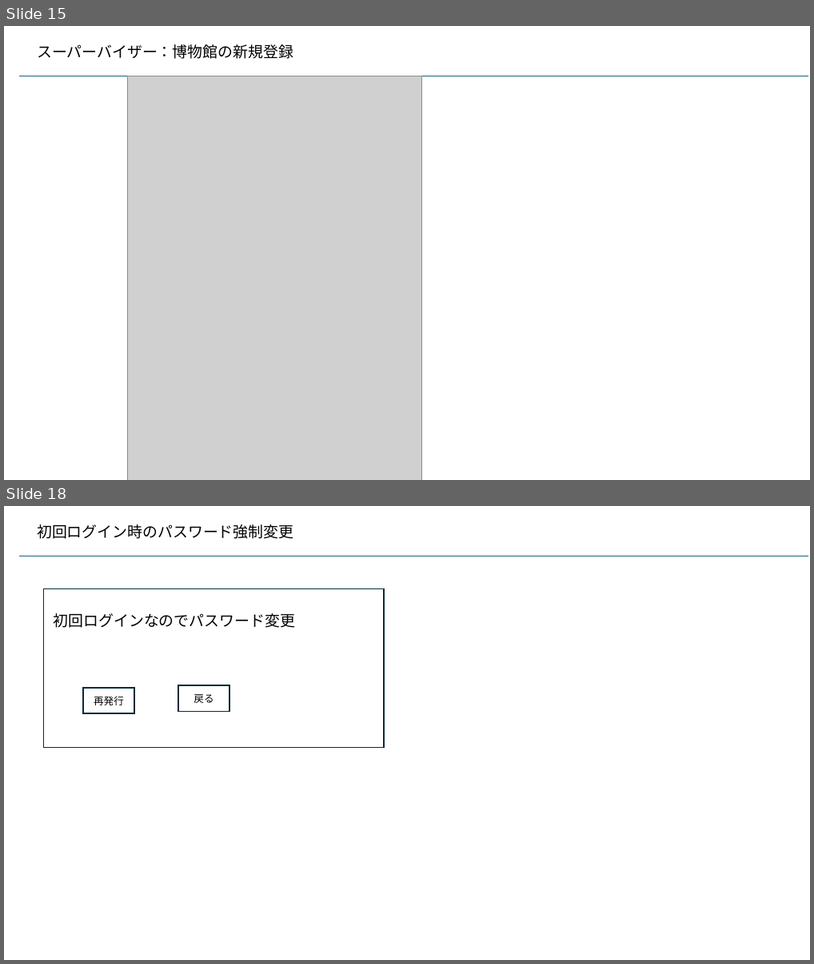
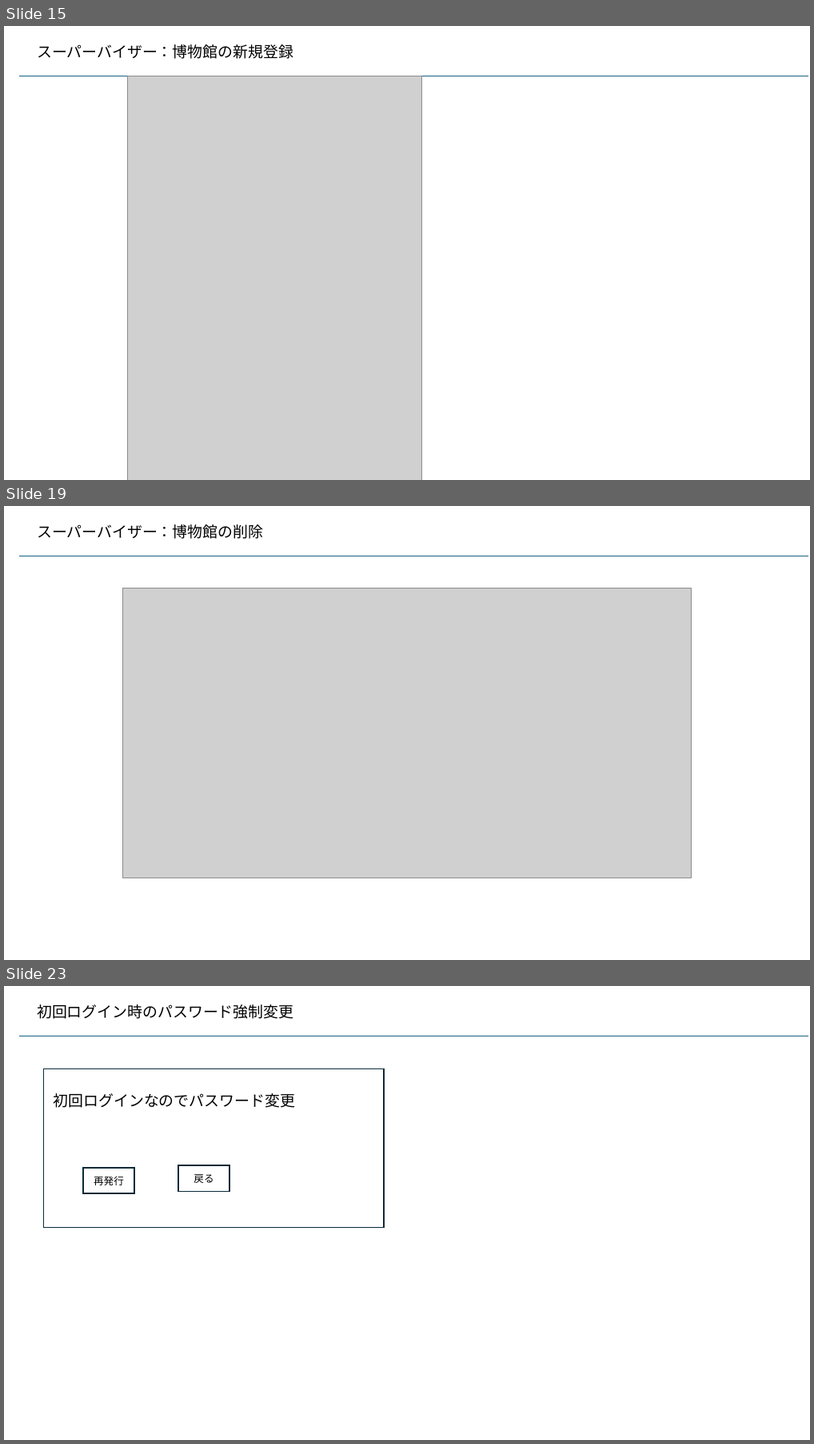
Before and after one commit to kaze-lab/museum_app_proj, a slide deck: 展示物アプリ仕様.pptx. Shown one above the other, each under a label of ours: slides 15 and 18 before the commit, slides 15, 19 and 23 after it; the slides between them are not shown. The pictures are 814x964 and 814x1444 pixels, drawn with LibreOffice and Linux fonts; fonts in the diff are those of the drawing; grey boxes stand for pictures. Boxes give left, top, right and bottom in pixels: in the first picture for what was removed or moved away, otherwise in the second. Text is boxed around its words. In the diff, an @@ line names an element or a change of style, - is before the commit and + after.

Commit message:
新規登録、削除作成

```diff
--- a/展示物アプリ仕様.pptx
+++ b/展示物アプリ仕様.pptx
@@ slide 19 added at [4, 506, 810, 960], background #FFFFFF @@
@@ text added at [37, 524, 263, 539], 18 pt, text #000000 @@
+スーパーバイザー：博物館の削除
@@ line added from (19, 556) to (809, 556), #156082 1.5 pt @@
@@ picture added at [122, 588, 692, 877] @@
@@ what was slide 18 is now slide 23 @@
```
Also in this commit, not shown: 2 slides changed, 4 other slides added, 2 other files.
